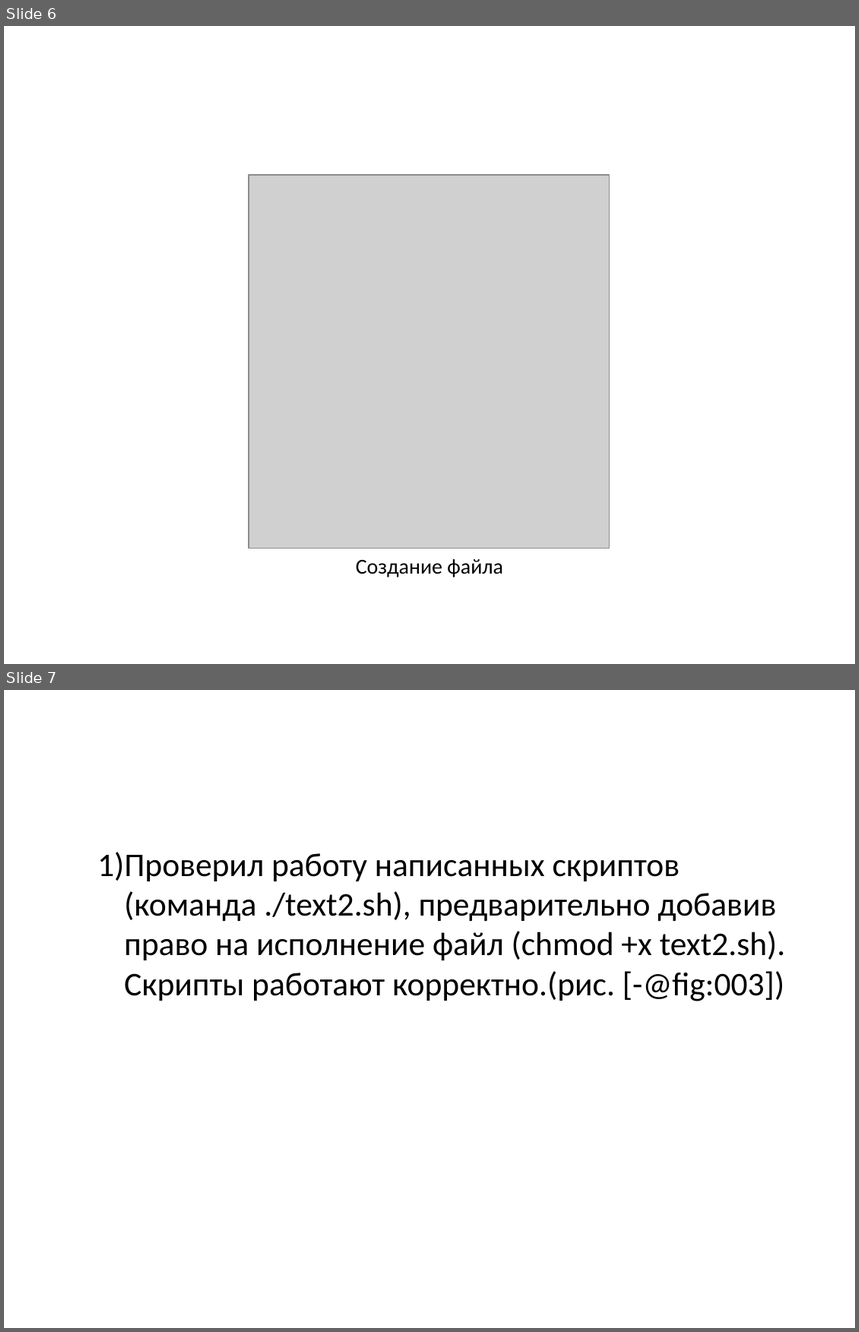
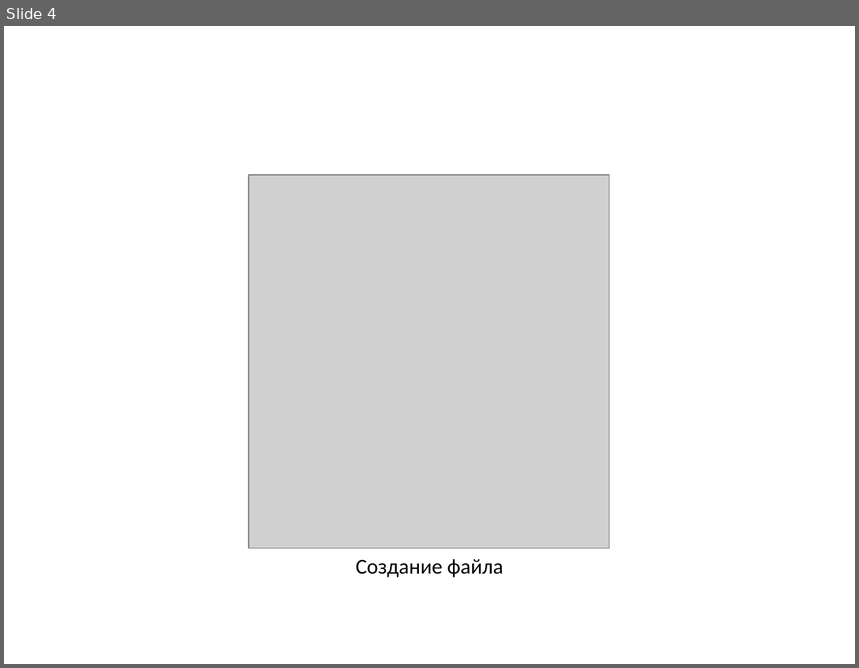
Before and after one commit to DankoDmitry/study_2021-2022_os-intro, a slide deck: labs/lab11/presentation/presentation.pptx. Shown one above the other, each under a label of ours: slides 6 and 7 before the commit, slide 4 after it. The pictures are 859x1332 and 859x668 pixels, drawn with LibreOffice and Linux fonts; fonts in the diff are those of the drawing; grey boxes stand for pictures. Boxes give left, top, right and bottom in pixels: in the first picture for what was removed or moved away, otherwise in the second. Text is boxed around its words. In the diff, an @@ line names an element or a change of style, - is before the commit and + after.

```diff
--- a/labs/lab11/presentation/presentation.pptx
+++ b/labs/lab11/presentation/presentation.pptx
@@ slide 7 removed at (4, 690, 855, 1328), background #FFFFFF @@
@@ text removed at (97, 852, 786, 1002) @@
-  1) Проверил работу написанных скриптов (команда ./text2.sh), предварительно добавив право на исполнение файл (chmod +x text2.sh). Скрипты работают корректно.(рис. [-@fig:003])
@@ what was slide 6 is now slide 4 @@
```
Also in this commit, not shown: 1 slide changed, 4 other slides removed.
